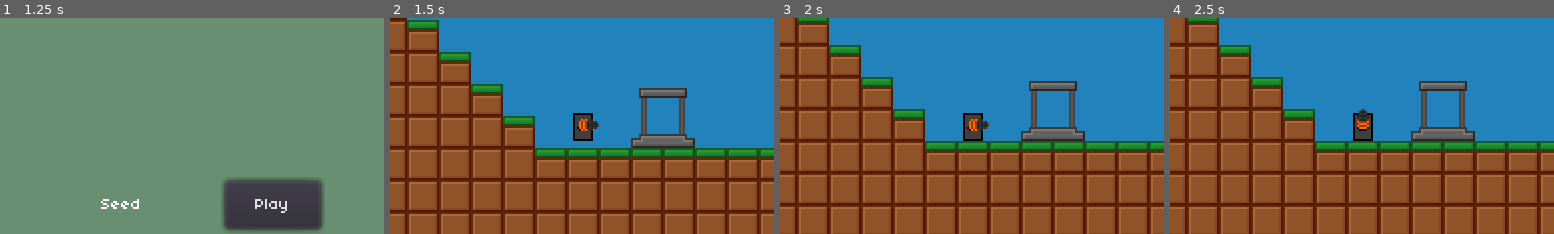
Above: before the commit, frames 1-4 (left to right).
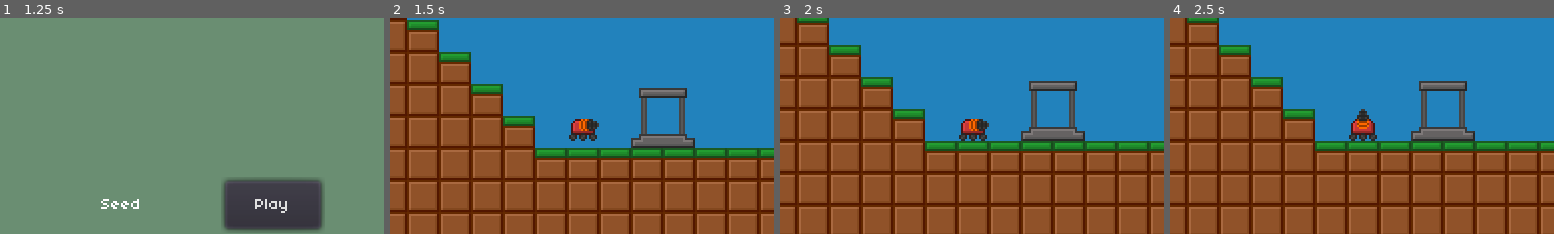
Above: after the commit, the same moments.

Repository: michaelocurtis2/drpebble
Game: Godot game, scene res://Scenes/GameManager.tscn
The game is run twice, just before and just after one commit, with the same random seed, the same clock (stepped at 60 frames per second) and the same inputs.
Inputs (mouse positions are % of the whole screen's width and height, from its top left):
- Up to frame 1 (1.25 s): click (50, 83) at 0.52 s; type "Alex" at 0.6 s
- Up to frame 2 (1.5 s): click "Play" at 1.25 s
- Up to frame 3 (2 s): no input
- Up to frame 4 (2.5 s): tap Enter at 2 s; hold Right (mine_right) from 2.03 s (still down); tap F (sell) at 2.1 s; tap Up (mine_up) at 2.27 s
The pictures show only the part of the screen within x 25-75%, y 25-75%; the shares and areas given below are measured in that part.

Frame 1 is identical in both runs. In frame 2, 0.5% of the frame differs, in the area x 46-54%, y 43-57%; in frame 3, 0.5%; in frame 4, 0.5%.

Commit message:
New player model

Diff:
--- a/Scenes/Player.tscn
+++ b/Scenes/Player.tscn
@@ -8,12 +8,46 @@
 [sub_resource type="RectangleShape2D" id=1]
 extents = Vector2( 5, 7 )
 
+[sub_resource type="Animation" id=2]
+resource_name = "Move"
+length = 0.4
+loop = true
+step = 0.2
+tracks/0/type = "value"
+tracks/0/path = NodePath("Sprite:frame")
+tracks/0/interp = 1
+tracks/0/loop_wrap = true
+tracks/0/imported = false
+tracks/0/enabled = true
+tracks/0/keys = {
+"times": PoolRealArray( 0, 0.2 ),
+"transitions": PoolRealArray( 1, 1 ),
+"update": 1,
+"values": [ 0, 1 ]
+}
+
+[sub_resource type="Animation" id=3]
+length = 0.001
+tracks/0/type = "value"
+tracks/0/path = NodePath("Sprite:frame")
+tracks/0/interp = 1
+tracks/0/loop_wrap = true
+tracks/0/imported = false
+tracks/0/enabled = true
+tracks/0/keys = {
+"times": PoolRealArray( 0 ),
+"transitions": PoolRealArray( 1 ),
+"update": 0,
+"values": [ 0 ]
+}
+
 [node name="Player" type="KinematicBody2D"]
 collision_mask = 9
 script = ExtResource( 2 )
 
 [node name="Sprite" type="Sprite" parent="."]
 texture = ExtResource( 1 )
+hframes = 2
 
 [node name="CollisionShape2D" type="CollisionShape2D" parent="."]
 position = Vector2( 0, 1 )
@@ -31,3 +65,8 @@
 
 [node name="Sprite" type="Sprite" parent="Tool"]
 texture = ExtResource( 4 )
+
+[node name="AnimationPlayer" type="AnimationPlayer" parent="."]
+autoplay = "Move"
+anims/Move = SubResource( 2 )
+anims/RESET = SubResource( 3 )
--- a/Scenes/Teleporter.tscn
+++ b/Scenes/Teleporter.tscn
@@ -1,7 +1,10 @@
-[gd_scene load_steps=3 format=2]
+[gd_scene load_steps=4 format=2]
 
 [ext_resource path="res://Scripts/Teleporter.gd" type="Script" id=1]
 [ext_resource path="res://Resources/Textures/portal.png" type="Texture" id=2]
+
+[sub_resource type="RectangleShape2D" id=1]
+extents = Vector2( 12, 2.5 )
 
 [node name="Teleporter" type="StaticBody2D"]
 position = Vector2( 64, 48 )
@@ -13,3 +16,7 @@
 [node name="CollisionPolygon2D" type="CollisionPolygon2D" parent="."]
 position = Vector2( 0, 6 )
 polygon = PoolVector2Array( -16, 10, -8, 3, 8, 3, 16, 10 )
+
+[node name="CollisionShape2D" type="CollisionShape2D" parent="."]
+position = Vector2( 0, -11.5 )
+shape = SubResource( 1 )
Binary file changed: Resources/Textures/player.png
Not shown: 1 places in Scenes/Player.tscn that only renumber resources
